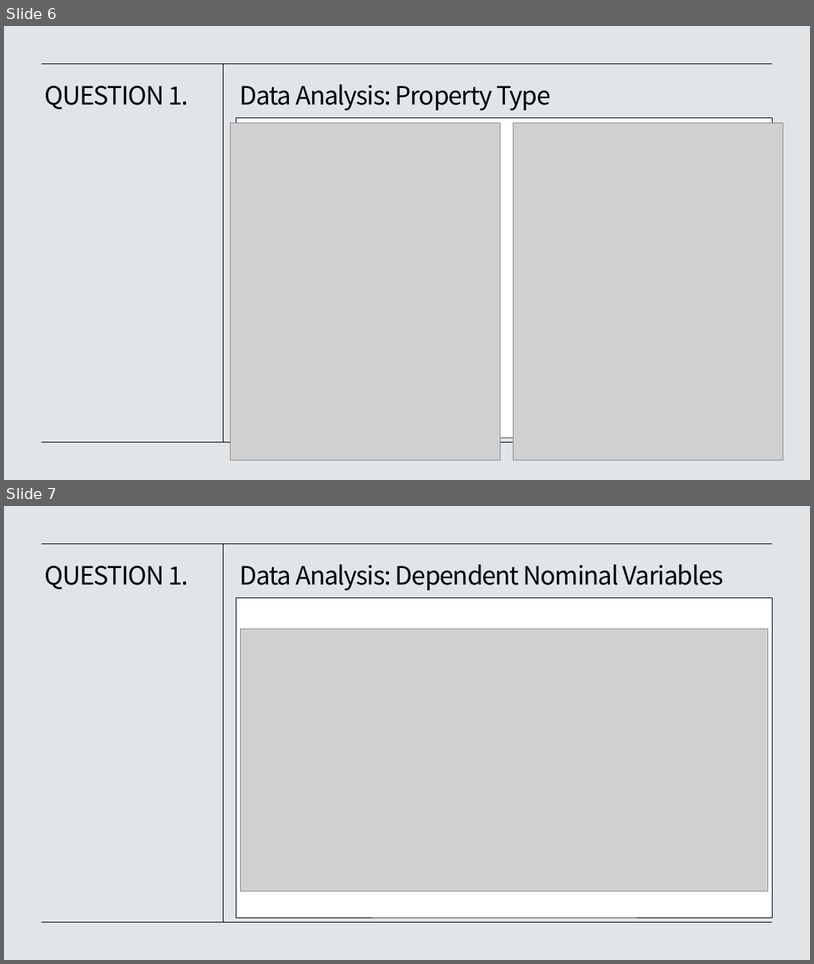
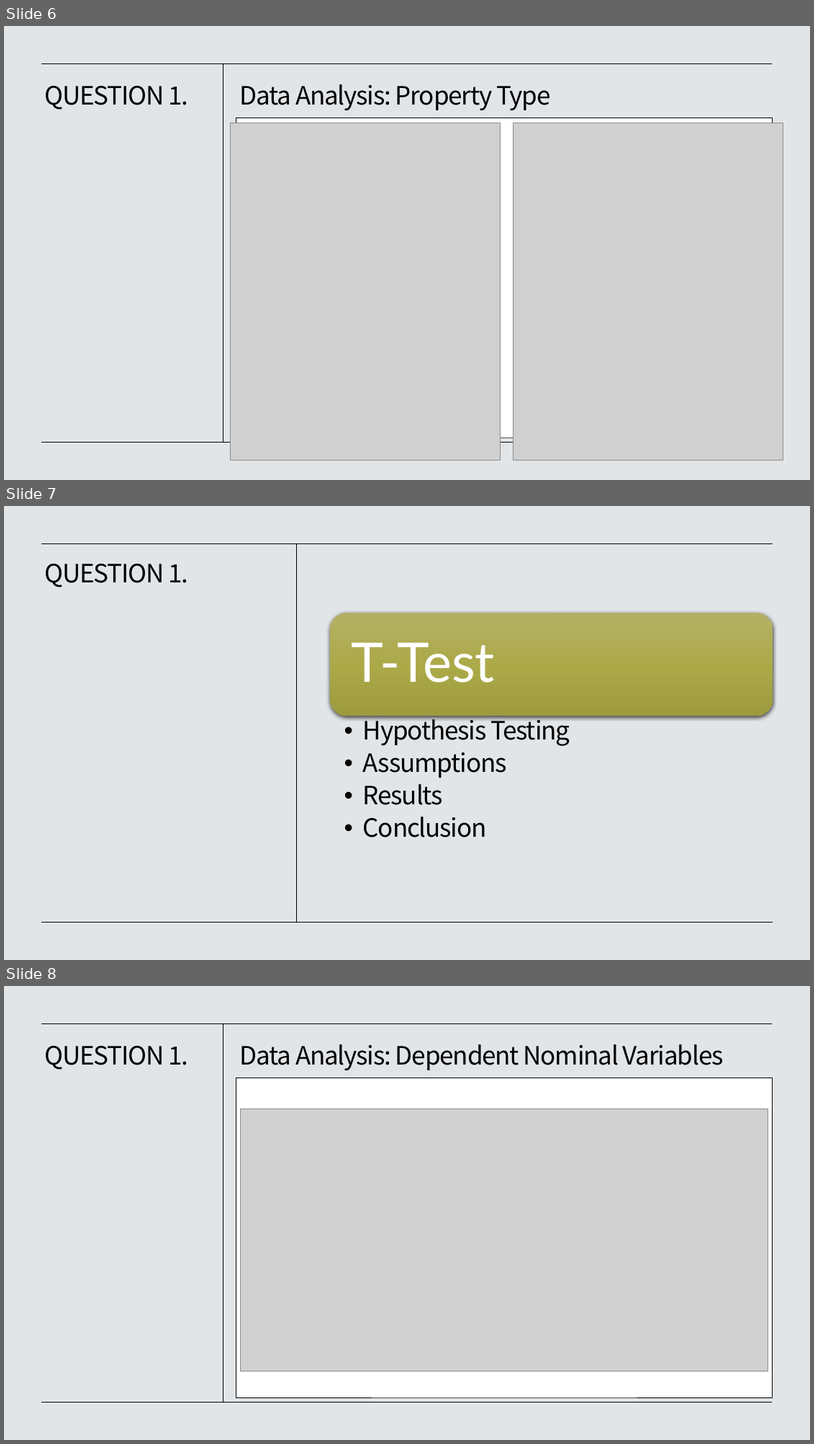
Before and after one commit to Kopixx/Project-1, a slide deck: Project 1 Presentation Slides.pptx. Shown one above the other, each under a label of ours: slides 6 and 7 before the commit, slides 6, 7 and 8 after it. The pictures are 814x964 and 814x1444 pixels, drawn with LibreOffice and Linux fonts; fonts in the diff are those of the drawing; grey boxes stand for pictures. Boxes give left, top, right and bottom in pixels: in the first picture for what was removed or moved away, otherwise in the second. Text is boxed around its words. In the diff, an @@ line names an element or a change of style, - is before the commit and + after.

```diff
--- a/Project 1 Presentation Slides.pptx
+++ b/Project 1 Presentation Slides.pptx
@@ slide 7 added at <box>4,506,810,960</box>, background #E2E5E8 @@
@@ line added from (773, 543) to (41, 543), #000000 0.5 pt @@
@@ line added from (297, 543) to (297, 922), #000000 0.5 pt @@
@@ title added at <box>44,564,188,587</box>, 30 pt, text #000000 @@
+QUESTION 1.
@@ rounded rectangle added at <box>330,613,774,716</box>, fill gradient #B4B167 to #AEAA4A to #9E9B3E @@
@@ text added at <box>352,642,495,682</box>, 65 pt, text #FFFFFF @@
+T-Test
@@ text added at <box>363,714,570,837</box>, 30 pt, text #000000 @@
+  • Hypothesis Testing
+  • Assumptions
+  • Results
+  • Conclusion
@@ line added from (773, 922) to (41, 922), #000000 0.5 pt @@
@@ what was slide 7 is now slide 8 @@
```
Also in this commit, not shown: 4 slides changed, 1 other slide added.
